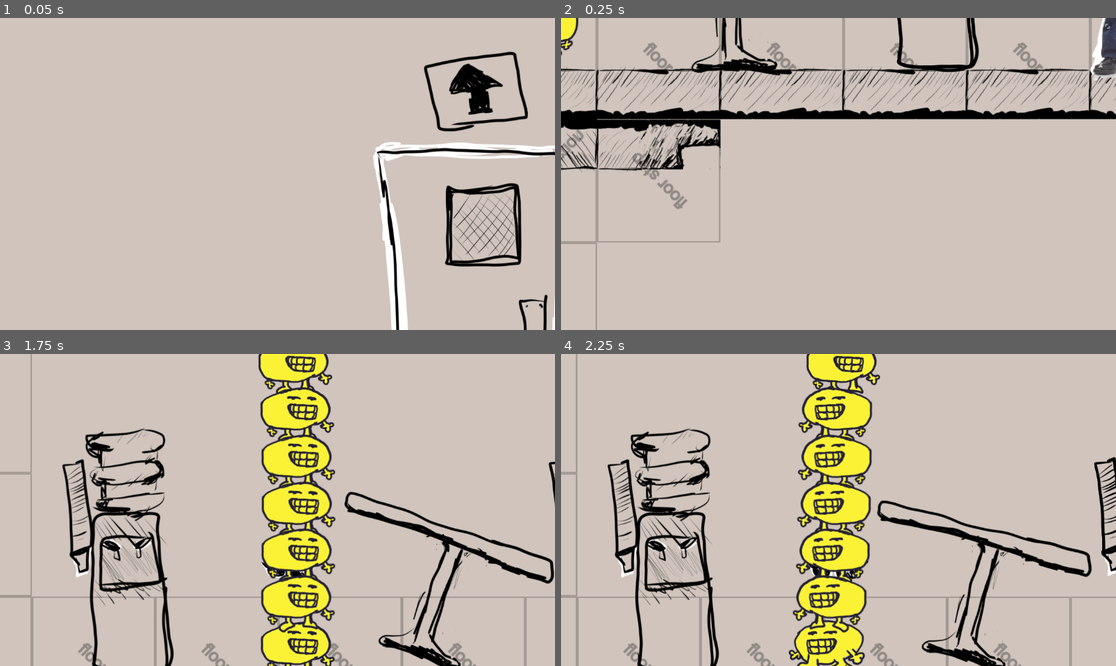
Above: before the commit, frames 1-4 (two rows, left to right).
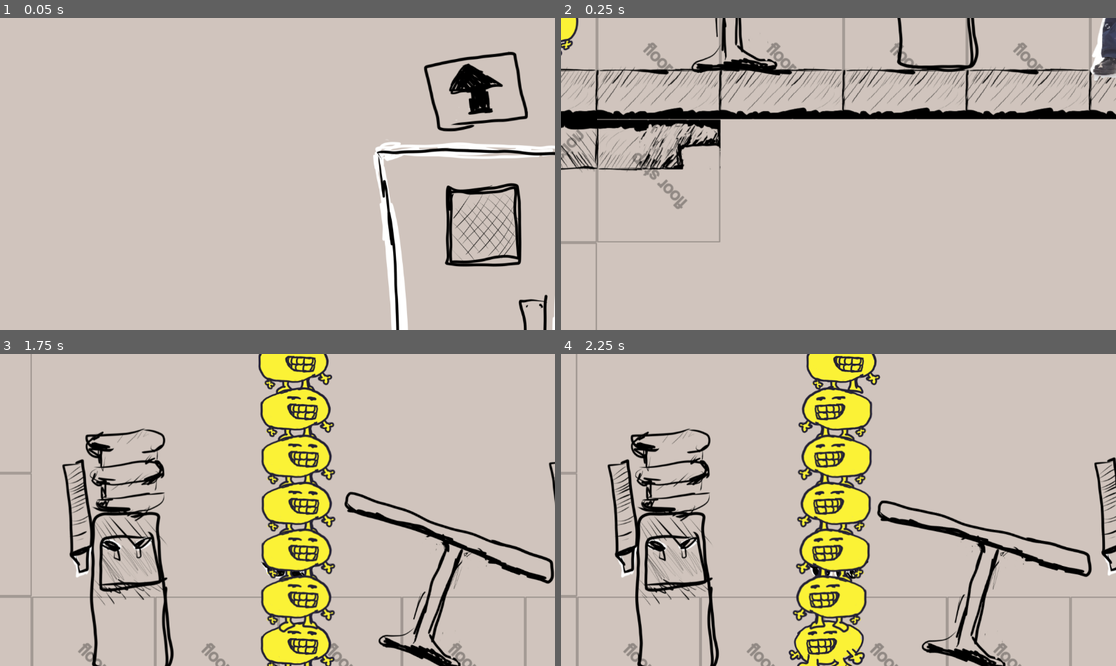
Above: after the commit, the same moments.

Repository: JCoMcL/gourt-game
Game: Godot game, scene res://level/office-level.tscn
Two runs of this game, one before a commit and one after it. Both use one fixed random seed, a clock stepped at 60 frames per second and the inputs below.
Inputs (mouse positions are in pixels of both pictures, inside the frame that each line leads up to):
- Up to frame 1 (0.05 s): no input
- Up to frame 2 (0.25 s): no input
- Up to frame 3 (1.75 s): move the mouse to (399, 494) at 0.52 s; press the mouse at (399, 494) at 0.53 s; hold Right (go right) 0.53-1.25 s; release the mouse at (399, 494) at 1.25 s; drag from (166, 525) to (333, 569) at 1.27 s
- Up to frame 4 (2.25 s): move the mouse to (894, 441) at 2.02 s; press the mouse at (894, 441) at 2.03 s; hold Left (go left) from 2.03 s (still down)

Frame 1 is identical in both runs. In frame 2, 0.2% of the frame differs, in the area x 60-76%, y 0-18%; in frame 3, less than 0.1%; in frame 4, 0.3%, in the area x 95-100%, y 32-70%.

Commit message:
Add the coolest water, remove duplicates from scene (#7)

Diff:
--- a/level/office-level.tscn
+++ b/level/office-level.tscn
@@ -167,10 +167,4 @@
 [node name="WaterCooler" parent="." instance=ExtResource("10_1slrw")]
 position = Vector2(-1275, -1718)
 
-[node name="WaterCooler2" parent="." instance=ExtResource("10_1slrw")]
-position = Vector2(-1275, -1718)
-
-[node name="WaterCooler3" parent="." instance=ExtResource("10_1slrw")]
-position = Vector2(-1275, -1718)
-
 [editable path="TileMapLayer/Door"]
--- /dev/null
+++ b/props/coolest_filled_cup.tscn
@@ -0,0 +1,11 @@
+[gd_scene load_steps=3 format=3 uid="uid://dd5q3dnirvb6v"]
+
+[ext_resource type="PackedScene" uid="uid://ct7k4e5ao3m44" path="res://props/filled_cup.tscn" id="1_4qou6"]
+[ext_resource type="Texture2D" uid="uid://bev1ivg8dnqbd" path="res://props/sunglasses.png" id="2_6ga2d"]
+
+[node name="Coolest Filled Cup" instance=ExtResource("1_4qou6")]
+
+[node name="Sprite2D" type="Sprite2D" parent="." index="2"]
+position = Vector2(0, -15)
+scale = Vector2(0.351555, 0.351555)
+texture = ExtResource("2_6ga2d")
--- a/props/water_cooler.tscn
+++ b/props/water_cooler.tscn
@@ -1,11 +1,12 @@
-[gd_scene load_steps=9 format=3 uid="uid://bbbog68rjtlrb"]
+[gd_scene load_steps=10 format=3 uid="uid://bbbog68rjtlrb"]
 
-[ext_resource type="Script" uid="uid://bg15ouk4dg3ua" path="res://props/transactor.gd" id="1_oopd0"]
+[ext_resource type="Script" uid="uid://crvr0k1g7qv3s" path="res://props/water_coolest.gd" id="2_8vm3n"]
 [ext_resource type="PackedScene" uid="uid://dh5axk4fye6o3" path="res://props/cup.tscn" id="2_sgrtc"]
 [ext_resource type="Texture2D" uid="uid://dtcyn475ry0l8" path="res://props/water cooler.png" id="3_i5a3f"]
 [ext_resource type="Script" uid="uid://daeo8suka7j7l" path="res://props/cup_filler.gd" id="4_brw10"]
 [ext_resource type="Script" uid="uid://508o8hskkytr" path="res://props/dispenser.gd" id="4_y1qp6"]
 [ext_resource type="PackedScene" uid="uid://ct7k4e5ao3m44" path="res://props/filled_cup.tscn" id="5_8vm3n"]
+[ext_resource type="PackedScene" uid="uid://dd5q3dnirvb6v" path="res://props/coolest_filled_cup.tscn" id="7_skyo5"]
 
 [sub_resource type="RectangleShape2D" id="RectangleShape2D_c8atm"]
 size = Vector2(118, 105)
@@ -15,10 +16,6 @@
 
 [node name="WaterCooler" type="Sprite2D"]
 texture = ExtResource("3_i5a3f")
-script = ExtResource("1_oopd0")
-required_input = true
-required_output = true
-output = ExtResource("2_sgrtc")
 
 [node name="Cup Filler" type="Area2D" parent="."]
 position = Vector2(25, 18)
@@ -40,3 +37,43 @@
 [node name="CollisionShape2D" type="CollisionShape2D" parent="Cup Dispenser"]
 position = Vector2(0.5, 3)
 shape = SubResource("RectangleShape2D_y1qp6")
+
+[node name="Cool Part" type="Area2D" parent="." node_paths=PackedStringArray("filler")]
+position = Vector2(16, -208)
+scale = Vector2(1.5735, 0.530086)
+collision_layer = 32
+collision_mask = 0
+script = ExtResource("2_8vm3n")
+updated_output = ExtResource("7_skyo5")
+filler = NodePath("../Cup Filler")
+
+[node name="CollisionShape2D" type="CollisionShape2D" parent="Cool Part"]
+shape = SubResource("RectangleShape2D_c8atm")
+
+[node name="Body" type="Node2D" parent="Cool Part"]
+position = Vector2(0, -3.71427)
+scale = Vector2(0.715149, 0.619046)
+
+[node name="Face" type="Node2D" parent="Cool Part/Body"]
+
+[node name="EyesSlot" type="Node2D" parent="Cool Part/Body/Face"]
+
+[node name="Cool Part2" type="Area2D" parent="." node_paths=PackedStringArray("filler")]
+position = Vector2(14, -140)
+scale = Vector2(1.5735, 0.530086)
+collision_layer = 32
+collision_mask = 0
+script = ExtResource("2_8vm3n")
+updated_output = ExtResource("7_skyo5")
+filler = NodePath("../Cup Filler")
+
+[node name="CollisionShape2D" type="CollisionShape2D" parent="Cool Part2"]
+shape = SubResource("RectangleShape2D_c8atm")
+
+[node name="Body" type="Node2D" parent="Cool Part2"]
+position = Vector2(0, -3.71427)
+scale = Vector2(0.715149, 0.619046)
+
+[node name="Face" type="Node2D" parent="Cool Part2/Body"]
+
+[node name="EyesSlot" type="Node2D" parent="Cool Part2/Body/Face"]
--- /dev/null
+++ b/props/water_coolest.gd
@@ -0,0 +1,10 @@
+extends Area2D
+
+@export var interactive_items = ['Sunglasses']
+@export var updated_output: PackedScene = null
+@export var filler: Area2D = null
+
+func interact(operator):
+	if operator.name in interactive_items:
+		operator.interact(self)
+		filler.output = updated_output
Not shown, added: props/water_coolest.gd.uid
